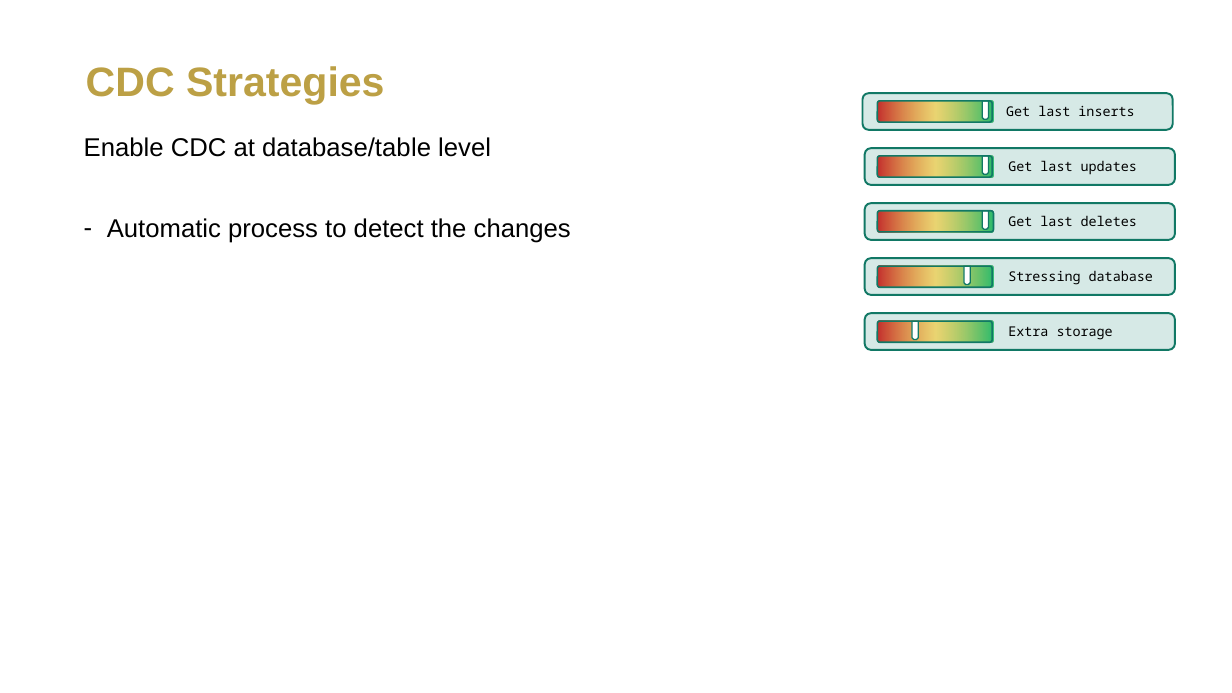
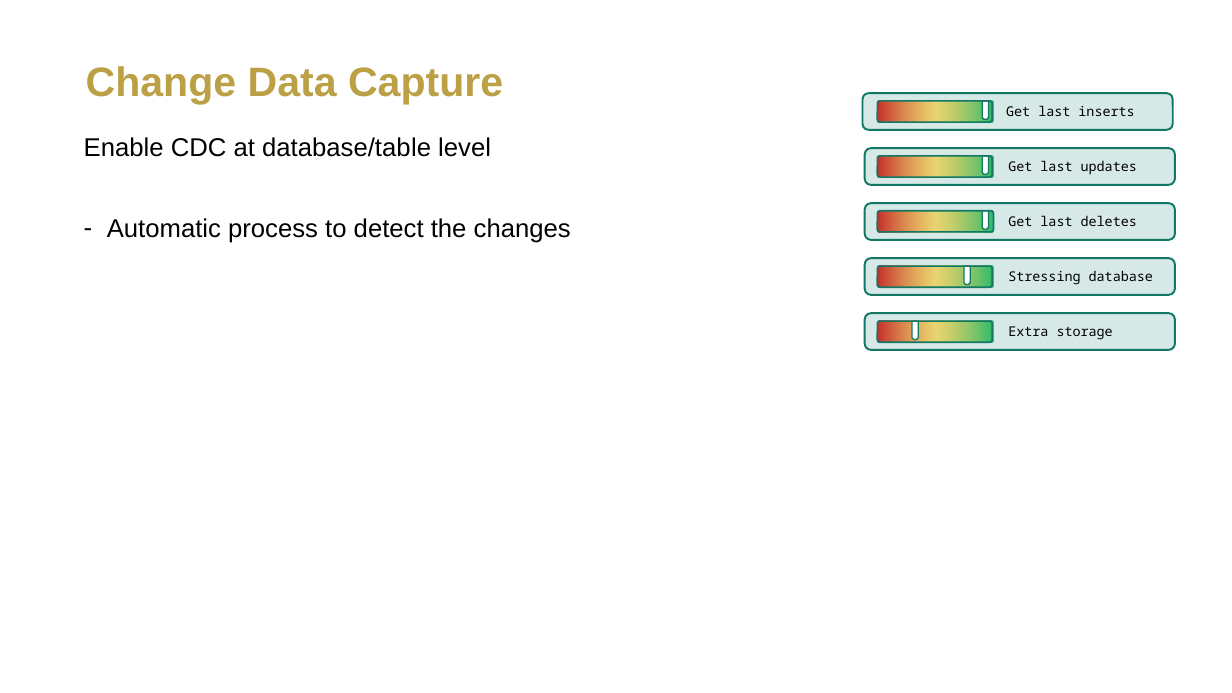
Before and after one commit to metxito/mastering-open-mirroring, a slide deck: slide 40 of documentation/under_edition/EMFCC25_SpeakerPPT_TemplateA_Styled.pptx (slide 39 before the commit). Drawn at 1232x693 pixels with LibreOffice and Linux fonts; fonts in the diff are those of the drawing; background and template pictures are left out. Boxes give left, top, right and bottom in pixels: in the first picture for what was removed or moved away, otherwise in the second. Text is boxed around its words. In the diff, an @@ line names an element or a change of style, - is before the commit and + after.

```diff
--- a/documentation/under_edition/EMFCC25_SpeakerPPT_TemplateA_Styled.pptx
+++ b/documentation/under_edition/EMFCC25_SpeakerPPT_TemplateA_Styled.pptx
@@ title at [86, 66, 503, 104]: text changed @@
-CDC Strategies
+Change Data Capture
```
Also in this commit, not shown: 18 other slides changed, 1 slide added, 4 other files.
